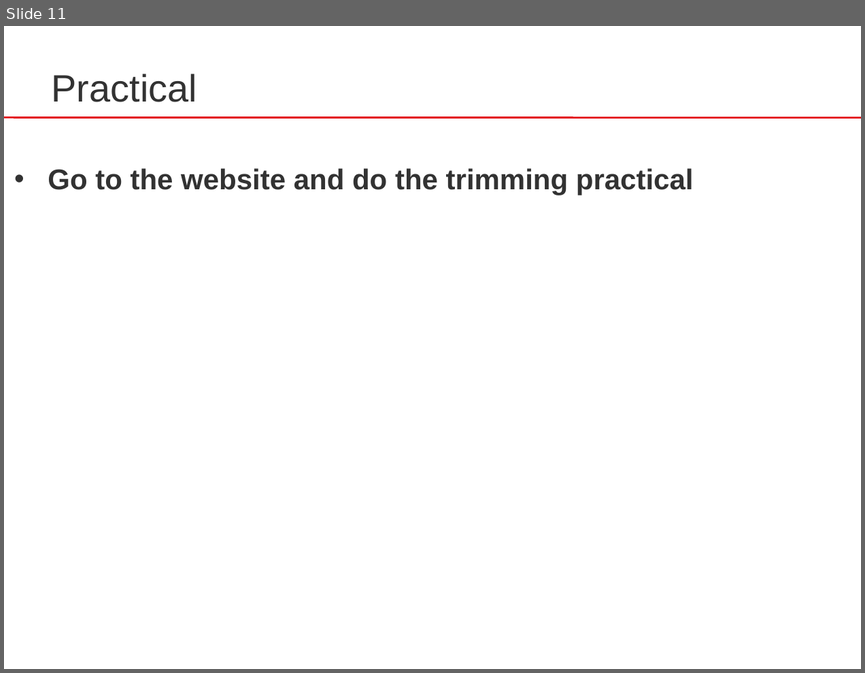
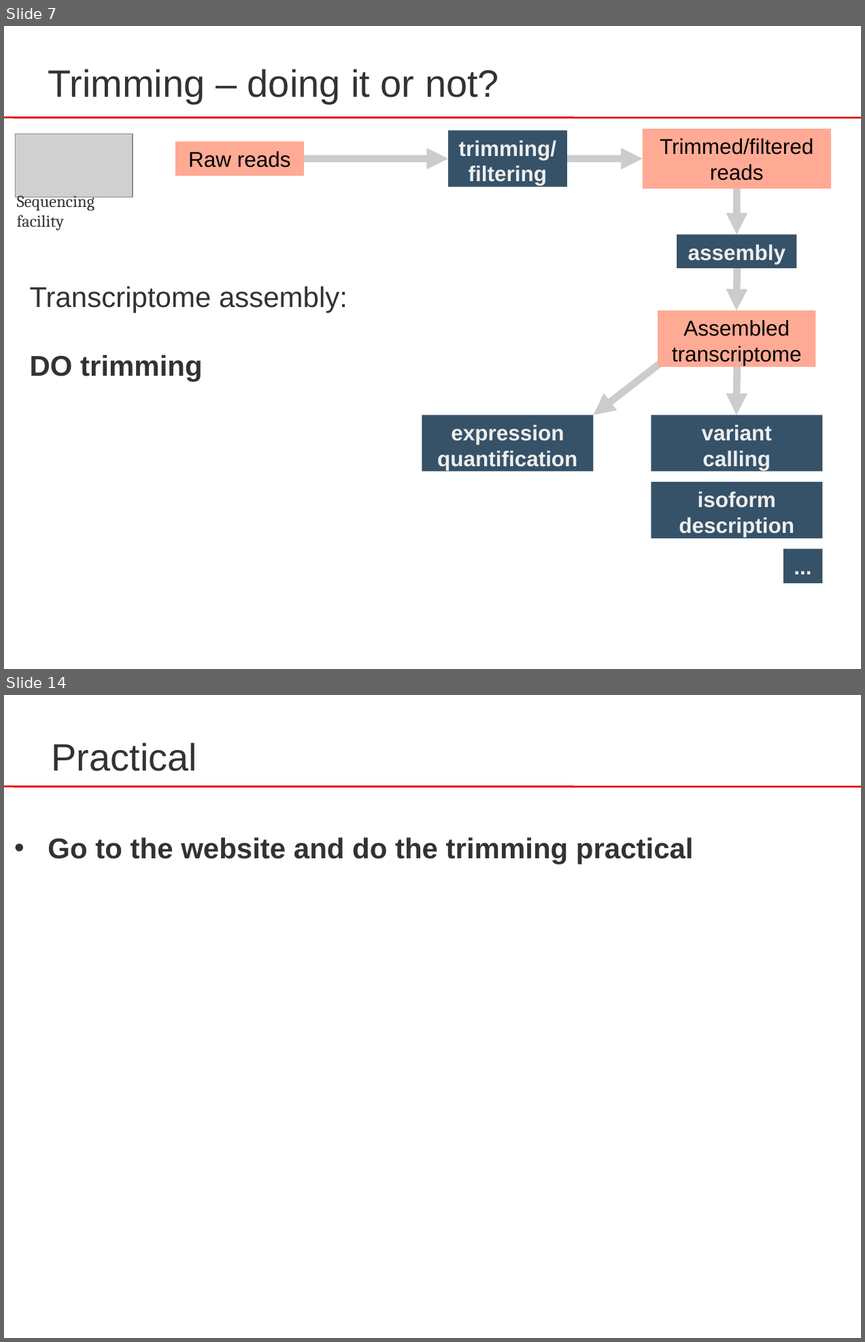
Before and after one commit to sib-swiss/RNAseq-introduction-training, a slide deck: docs/assets/pptx/RNA-Seq_03_trimming.pptx. Shown one above the other, each under a label of ours: slide 11 before the commit, slides 7 and 14 after it; the slides between them are not shown. The pictures are 865x673 and 865x1342 pixels, drawn with LibreOffice and Linux fonts; fonts in the diff are those of the drawing; grey boxes stand for pictures. Boxes give left, top, right and bottom in pixels: in the first picture for what was removed or moved away, otherwise in the second. Text is boxed around its words. In the diff, an @@ line names an element or a change of style, - is before the commit and + after.

```diff
--- a/docs/assets/pptx/RNA-Seq_03_trimming.pptx
+++ b/docs/assets/pptx/RNA-Seq_03_trimming.pptx
@@ slide 7 added at [4, 26, 861, 669], background #FFFFFF; not listed: 1 template element that a slide beside it also shows @@
@@ text added at [48, 69, 499, 104], 32 pt, text #323232 @@
+Trimming – doing it or not?
@@ picture added at [15, 134, 133, 197] @@
@@ rectangle added at [175, 142, 304, 176], fill #FFAA95, 18 pt, text #000000 @@
+Raw reads
@@ rectangle added at [448, 131, 567, 187], fill #355269, 18 pt, text #EEEEEE, bold @@
+trimming/filtering
@@ rectangle added at [643, 129, 831, 189], fill #FFAA95, 18 pt, text #000000 @@
+Trimmed/filtered
+reads
@@ arrow added from (295, 159) to (448, 159), #CCCCCC 6.01 pt @@
@@ arrow added from (519, 159) to (643, 159), #CCCCCC 6.01 pt @@
@@ arrow added from (736, 177) to (736, 234), #CCCCCC 6.01 pt @@
@@ text added at [17, 195, 94, 231], 14 pt, text #323232 @@
+Sequencing
+facility
@@ rectangle added at [677, 234, 797, 267], fill #355269, 18 pt, text #EEEEEE, bold @@
+assembly
@@ arrow added from (736, 266) to (736, 310), #CCCCCC 6.01 pt @@
@@ text added at [30, 286, 347, 381], 24 pt, text #323232 @@
+Transcriptome assembly:
+DO trimming
@@ rectangle added at [657, 310, 815, 367], fill #FFAA95, 18 pt, text #000000 @@
+Assembled
+transcriptome
@@ arrow added from (664, 360) to (594, 415), #CCCCCC 6.01 pt @@
@@ arrow added from (736, 360) to (736, 415), #CCCCCC 6.01 pt @@
@@ rectangle added at [422, 415, 594, 471], fill #355269, 18 pt, text #EEEEEE, bold @@
+expression
+quantification
@@ rectangle added at [651, 415, 822, 471], fill #355269, 18 pt, text #EEEEEE, bold @@
+variant
+calling
@@ rectangle added at [651, 482, 822, 538], fill #355269, 18 pt, text #EEEEEE, bold @@
+isoform
+description
@@ rectangle added at [783, 549, 822, 583], fill #355269, 18 pt, text #EEEEEE, bold @@
+...
@@ what was slide 11 is now slide 14 @@
```
Also in this commit, not shown: 3 slides changed, 6 other slides added, 4 slides removed, 6 other files.
